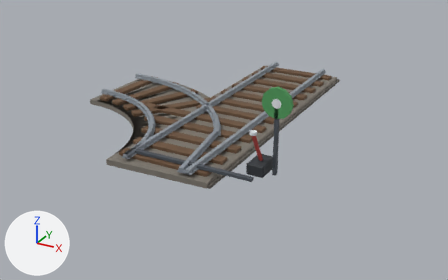
A saved change to the glTF model export/unity/rail_aiguillage_g_droit.glb.
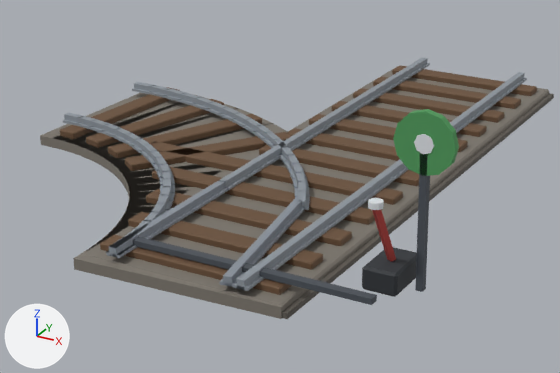
Each version appears first whole from a 50 mm camera at (2.64, -5.17, 2.27) aimed at (-0.04, -0.3, -0.16), and next in a close-up on the part from 16% to 76% of the width and 12% to 77% of the height. Lighting does not change. The marker at lower left points along +X, +Y and +Z. The last two pictures show the newer version. Vertices at exactly the same position are counted once.

The scene before the commit, as lines of its bpy script (objects in view):
```python
me_rail_acier_sombre_013 = bpy.data.meshes.new('rail_acier_sombre.013')
me_rail_acier_sombre_013.from_pydata(...)  # a box spanning x -0.3..0.8, y -1.395..-1.355, z 0.089..0.115; a box spanning x 0.86..0.89, y -1.14..-1.11, z 0.052..0.652
me_rail_acier_sombre_013.materials.append(mat_acier_sombre)  # dark grey #4a5058
me_rail_ballast_027 = bpy.data.meshes.new('rail_ballast.027')
me_rail_ballast_027.from_pydata(...)  # 184 vertices, 284 faces; spans x -1.54..0.48, y -1.54..1.5, z 0.0..0.05
me_rail_ballast_027.materials.append(mat_ballast)  # grey #7d776e
me_rail_blanc_013 = bpy.data.meshes.new('rail_blanc.013')
me_rail_blanc_013.from_pydata(...)  # an 8-sided cylinder along z spanning x 0.72..0.78, y -1.305..-1.245, z 0.427..0.452; an 8-sided cylinder along y spanning x 0.835..0.915, y -1.143..-1.107, z 0.612..0.692
me_rail_blanc_013.materials.append(mat_blanc)  # white #dfe3e8
me_rail_vert_007 = bpy.data.meshes.new('rail_vert.007')
me_rail_vert_007.from_pydata(...)  # a 12-sided cylinder along y spanning x 0.75..1.0, y -1.14..-1.11, z 0.527..0.777
me_rail_vert_007.materials.append(mat_vert)  # green #4f9a5b
ob_rail_acier_sombre_008 = bpy.data.objects.new('rail_acier_sombre.008', me_rail_acier_sombre_013)
ob_rail_acier_sombre_008.location = (0.0, 0.0, 0.0)
ob_rail_ballast_016 = bpy.data.objects.new('rail_ballast.016', me_rail_ballast_027)
ob_rail_ballast_016.location = (0.0, 0.0, 0.0)
ob_rail_blanc_008 = bpy.data.objects.new('rail_blanc.008', me_rail_blanc_013)
ob_rail_blanc_008.location = (0.0, 0.0, 0.0)
ob_rail_vert_004 = bpy.data.objects.new('rail_vert.004', me_rail_vert_007)
ob_rail_vert_004.location = (0.0, 0.0, 0.0)
# also in view: 'rail_acier.008' at (-0.03, -1.1, 0.1); 'rail_traverse.018' at (-0.52, 0.0, 0.06); 'rail_rail.018' at (-0.59, 0.0, 0.1); 'rail_ballast_sombre.010' at (0.0, 0.0, 0.01); 'rail_rouge.008' at (0.75, -1.2, 0.29)
```
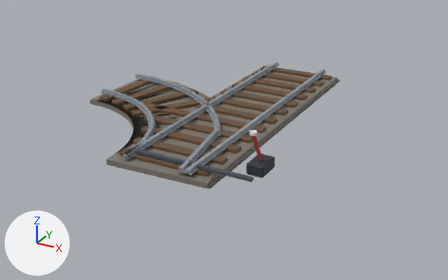
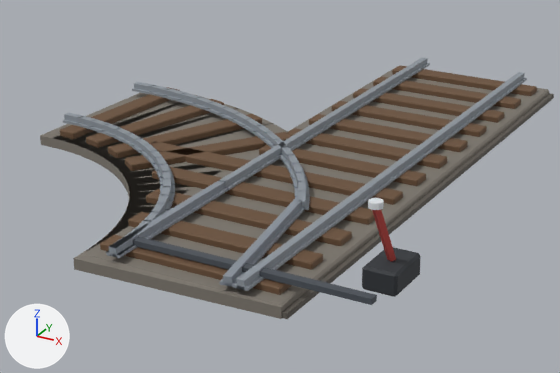
Boxes [x1, y1, x2, y2] around the edits, measured in the close-ups (560 x 373 px):
'rail_acier_sombre.008', reshaped (18% narrower, 54% shorter): before [133, 153, 430, 305]; after [133, 236, 377, 305]
'rail_vert.004', deleted (green): before [393, 109, 459, 176]
'rail_blanc.008', reshaped: before [368, 134, 434, 210]; after [368, 198, 384, 210]
part 1 of me_rail_acier_sombre_013, deleted: before [415, 153, 430, 292]
part 2 of me_rail_blanc_013, deleted: before [414, 134, 434, 155]

Patch to the scene script:
```diff
--- a/export/unity/rail_aiguillage_g_droit.glb.py
+++ b/export/unity/rail_aiguillage_g_droit.glb.py
@@ me_rail_acier_sombre_013 @@
 # used by ob_rail_acier_sombre_008; location = (0.0, 0.0, 0.0)
-me_rail_acier_sombre_013.from_pydata(...)  # 16 vertices, 24 faces; spans x -0.3..0.89, y -1.395..-1.11, z 0.052..0.652
+me_rail_acier_sombre_013.from_pydata(...)  # 8 vertices, 12 faces; spans x -0.3..0.8, y -1.395..-1.355, z 0.089..0.115
+# me_rail_acier_sombre_013 part 1: the loose piece of 8 vertices spanning x 0.86..0.89, y -1.14..-1.11, z 0.052..0.652 is deleted
 me_rail_acier_sombre_013.materials.append(mat_acier_sombre)
@@ me_rail_blanc_013 @@
 # used by ob_rail_blanc_008; location = (0.0, 0.0, 0.0)
-me_rail_blanc_013.from_pydata(...)  # 32 vertices, 56 faces; spans x 0.72..0.915, y -1.305..-1.107, z 0.427..0.692
+me_rail_blanc_013.from_pydata(...)  # 16 vertices, 28 faces; spans x 0.72..0.78, y -1.305..-1.245, z 0.427..0.452
+# me_rail_blanc_013 part 2: the loose piece of 16 vertices spanning x 0.835..0.915, y -1.143..-1.107, z 0.612..0.692 is deleted
 me_rail_blanc_013.materials.append(mat_blanc)
@@ ob_rail_vert_004 @@
-ob_rail_vert_004 = bpy.data.objects.new('rail_vert.004', me_rail_vert_007)
-ob_rail_vert_004.location = (0.0, 0.0, 0.0)
```
